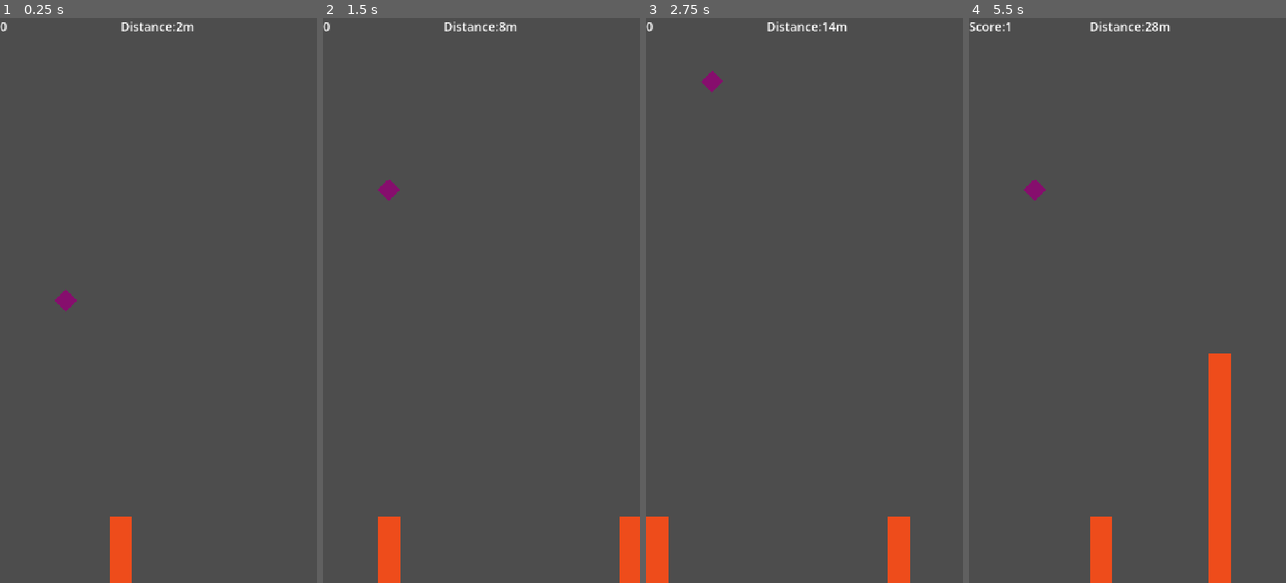
Above: before the commit, frames 1-4 (left to right).
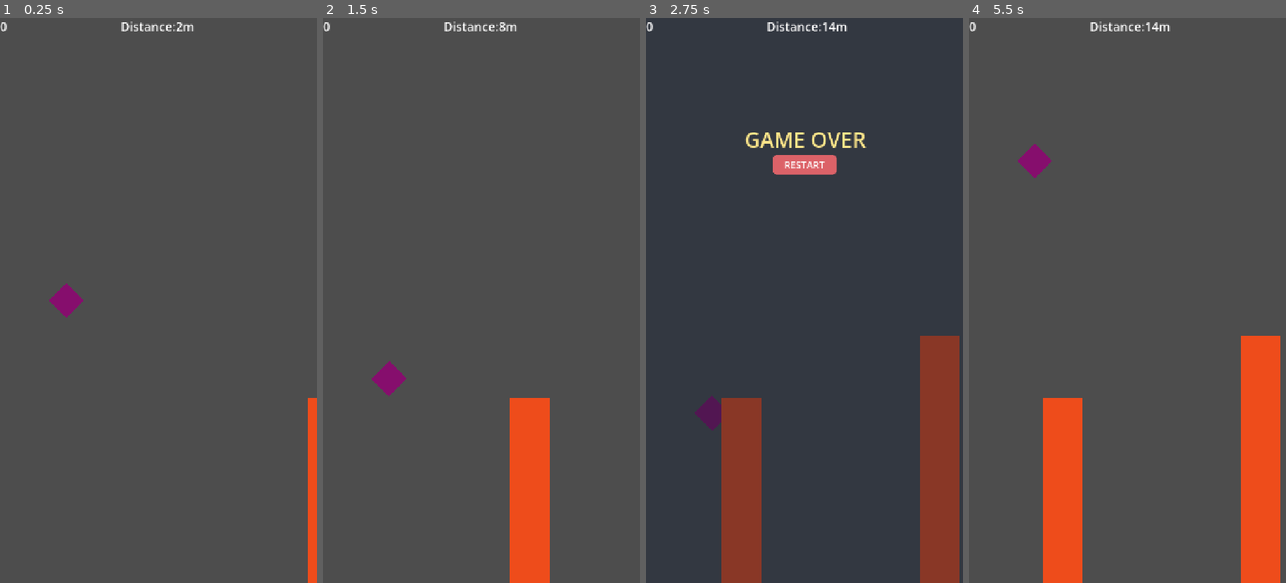
Above: after the commit, the same moments.

Repository: ammira-prog/symphor-godot-game
Game: Godot game, scene res://main.tscn
Two runs of this game, one before a commit and one after it. Both use one fixed random seed, a clock stepped at 60 frames per second and the inputs below. The project has no main scene, so this scene is started directly.
Inputs (mouse positions are in pixels of both pictures, inside the frame that each line leads up to):
- Up to frame 1 (0.25 s): no input
- Up to frame 2 (1.5 s): move the mouse to (551, 272) at 0.52 s; hold Up (ui_up) 0.53-1.25 s; click (551, 272) at 0.67 s; drag from (418, 328) to (399, 549) at 1.27 s
- Up to frame 3 (2.75 s): move the mouse to (836, 176) at 2.02 s; hold Up (ui_up) from 2.03 s (still down); click (836, 176) at 2.17 s
- Up to frame 4 (5.5 s): release Up (ui_up) at 2.75 s; click (1127, 164) at 2.75 s, where only the run after the commit has a clickable "RESTART"; drag from (1111, 413) to (1032, 215) at 3.52 s; move the mouse to (1222, 385) at 4.27 s; hold Down (ui_down) 4.28-5 s; click (1222, 385) at 4.42 s; drag from (1032, 215) to (1079, 159) at 5.02 s

The runs differ from the first frame. In frame 1, 2.0% of the frame differs, in the area x 15-100%, y 47-100%; in frame 2, 6.2%; in frame 3, 100%, in the area x 0-100%, y 0-100%; in frame 4, 14%.

Commit message:
Fix obstacle layout, bigger player, touch controls
- Ground obstacles anchored to Y=1280, overhead obstacles to Y=0
- One shared obstacle script; each obstacle gets its own collision shape
- Fixed spacing between obstacles; ground only until 200m, then alternate
- No idle safe lane once overhead obstacles start
- Larger player diamond and boundaries for 720x1280
- Touch and drag control (keyboard kept), portrait orientation

Co-Authored-By: Claude Sonnet 5.5 <noreply@anthropic.com>
Claude-Session: https://claude.ai/code/session_018V1HA1RQpxRg5jocVFy1GN

Diff:
--- a/main.gd
+++ b/main.gd
@@ -1,30 +1,82 @@
 extends Node2D
+
+const SCREEN_W := 720.0
 
 var total_score: int = 0
 var distance = 1.0
 var distance_speed = 5.0
 var overhead_started = false
 
+# Obstacle layout settings
+var obstacle_speed: float = 220.0   # pixels per second, right to left
+var spacing: float = 450.0          # distance between neighbouring obstacles
+var ground_heights: Array[float] = [420.0, 560.0, 700.0, 480.0, 640.0]
+var ceiling_heights: Array[float] = [440.0, 600.0, 720.0, 500.0, 660.0]
+var ground_index := 0
+var ceiling_index := 0
+var last_was_overhead := false
+
+var obstacles: Array = []
+
 @onready var distance_label = $CanvasLayer/DistanceLabel
 @onready var game_over_screen = $CanvasLayer/Control
 @onready var overhead_obstacle = $OverheadObstacle
 
+
 func _ready() -> void:
-	overhead_obstacle.hide()
-	overhead_obstacle.set_process(false)
-	overhead_obstacle.monitoring = false
+	obstacles = [$Obstacle, $Obstacle2, $OverheadObstacle]
+	for o in obstacles:
+		o.deactivate()
+	# Two ground obstacles at the start. The overhead one joins at 200m.
+	for o in [$Obstacle, $Obstacle2]:
+		o.activate()
+		_place_at_back(o)
+
 
 func _process(delta: float) -> void:
-	if not game_over_screen.visible:
-		distance += distance_speed * delta
-		distance_label.text = "Distance:" + str(int(distance)) + "m"
+	if game_over_screen.visible:
+		return
 
-		if distance >=200.0 and not overhead_started:
-			overhead_started = true
-			overhead_obstacle.show()
-			overhead_obstacle.set_process(true)
-			overhead_obstacle.monitoring =true
+	distance += distance_speed * delta
+	distance_label.text = "Distance:" + str(int(distance)) + "m"
+
+	if distance >= 200.0 and not overhead_started:
+		overhead_started = true
+		overhead_obstacle.activate()
+		_place_at_back(overhead_obstacle)
+
+	for o in obstacles:
+		if not o.active:
+			continue
+		o.position.x -= obstacle_speed * delta
+		if o.position.x < -60.0:
+			increase_score()
+			_place_at_back(o)
+
+
+# Sends an obstacle to the back of the line, a fixed spacing behind the
+# right-most one, and picks its type and height.
+func _place_at_back(o) -> void:
+	var rightmost: float = 0.0
+	for other in obstacles:
+		if other != o and other.active:
+			rightmost = maxf(rightmost, other.position.x)
+	o.position.x = maxf(rightmost + spacing, SCREEN_W + 80.0)
+
+	# Before 200m: ground only. After 200m: ground and overhead alternate.
+	var overhead: bool = overhead_started and not last_was_overhead
+	last_was_overhead = overhead
+
+	var height: float
+	if overhead:
+		height = ceiling_heights[ceiling_index % ceiling_heights.size()]
+		ceiling_index += 1
+	else:
+		height = ground_heights[ground_index % ground_heights.size()]
+		ground_index += 1
+	o.configure(overhead, height)
+
 
 func increase_score() -> void:
 	total_score += 1
-	$CanvasLayer/ScoreLabel.text = "Score:" +  str(total_score)
+	$CanvasLayer/ScoreLabel.text = "Score:" + str(total_score)
--- a/main.tscn
+++ b/main.tscn
@@ -5,52 +5,13 @@
 [ext_resource type="Script" uid="uid://bhqh3snrochxu" path="res://obstacle.gd" id="2_0xm2m"]
 
 [sub_resource type="CircleShape2D" id="CircleShape2D_5yir0"]
-radius = 20.0
+radius = 26.0
 
 [sub_resource type="RectangleShape2D" id="RectangleShape2D_5yir0"]
 size = Vector2(50, 150)
 
 [sub_resource type="RectangleShape2D" id="RectangleShape2D_h2yge"]
 size = Vector2(50, 150)
-
-[sub_resource type="GDScript" id="GDScript_h2yge"]
-script/source = "extends Area2D
-
-
-# Called when the node enters the scene tree for the first time.
-func _ready() -> void:
-	pass # Replace with function body.
-
-@export var respawn_x: float = 770.0
-var score = 0
-var heights = [150,110,190,130]
-var height_index = 0
-
-@onready var polygon = $Polygon2D
-@onready var collision_shape =$CollisionShape2D
-func change_obstacle_height(height: float) -> void:
-	polygon.polygon = PackedVector2Array([
-		Vector2(-25,-75),
-		Vector2(25,-75),
-		Vector2(25, height -75),
-		Vector2(-25,height -75)
-	])
-	var rectangle_shape = collision_shape.shape as RectangleShape2D
-	rectangle_shape.size = Vector2( 50, height)
-	collision_shape.position.y = 75 - height /2 - 75
-func _process(delta: float) -> void:
-	if get_parent().get_node(\"CanvasLayer/Control\").visible:
-		return
-	position.x -=100 * delta
-
-	if position.x < -50:
-		position.x = respawn_x
-		get_parent().increase_score()
-		height_index = (height_index + 1) % heights.size()
-		change_obstacle_height(heights[height_index])
-func _on_obstacle_body_entered(body: Node2D) -> void:
-	body.game_over = true
-"
 
 [sub_resource type="StyleBoxFlat" id="StyleBoxFlat_5yir0"]
 bg_color = Color(0.8627451, 0.38431373, 0.40784314, 1)
@@ -87,7 +48,7 @@
 
 [node name="Polygon2D" type="Polygon2D" parent="Player" unique_id=2137022426]
 color = Color(0.5284178, 0.05687391, 0.42833737, 1)
-polygon = PackedVector2Array(0, -25, 25, 0, 0, 25, -25, 0)
+polygon = PackedVector2Array(0, -40, 40, 0, 0, 40, -40, 0)
 uv = PackedVector2Array(237.9997, -20)
 
 [node name="Obstacle" type="Area2D" parent="." unique_id=1460911528]
@@ -104,7 +65,6 @@
 [node name="Obstacle2" type="Area2D" parent="." unique_id=1515890787]
 position = Vector2(850, 1205)
 script = ExtResource("2_0xm2m")
-respawn_x = 1100.0
 
 [node name="CollisionShape2D" type="CollisionShape2D" parent="Obstacle2" unique_id=433745386]
 shape = SubResource("RectangleShape2D_h2yge")
@@ -115,8 +75,7 @@
 
 [node name="OverheadObstacle" type="Area2D" parent="." unique_id=980610999]
 position = Vector2(850, 75)
-script = SubResource("GDScript_h2yge")
-respawn_x = 1100.0
+script = ExtResource("2_0xm2m")
 
 [node name="CollisionShape2D" type="CollisionShape2D" parent="OverheadObstacle" unique_id=1420561830]
 shape = SubResource("RectangleShape2D_h2yge")
--- a/obstacle.gd
+++ b/obstacle.gd
@@ -1,36 +1,56 @@
 extends Area2D
 
+# One obstacle. It is either anchored to the floor (Y = 1280) and grows
+# upward, or anchored to the ceiling (Y = 0) and grows downward.
+# main.gd decides where it goes and how tall it is.
 
-# Called when the node enters the scene tree for the first time.
+const FLOOR_Y := 1280.0
+const CEILING_Y := 0.0
+
+@export var obstacle_width: float = 90.0
+
+var active := true
+
+@onready var polygon: Polygon2D = $Polygon2D
+@onready var collision_shape: CollisionShape2D = $CollisionShape2D
+
+
 func _ready() -> void:
-	pass # Replace with function body.
+	# Give every obstacle its own shape so resizing one never changes another.
+	collision_shape.shape = RectangleShape2D.new()
 
-@export var respawn_x: float = 770.0
-var score = 0
-var heights = [400,520,450,600]
-var height_index = 0
 
-@onready var polygon = $Polygon2D
-@onready var collision_shape =$CollisionShape2D
-func change_obstacle_height(height: float) -> void:
-	polygon.polygon = PackedVector2Array([
-		Vector2(-25,75 - height),
-		Vector2(25,75 - height),
-		Vector2(25,75),
-		Vector2(-25,75)
-	])
-	var rectangle_shape = collision_shape.shape as RectangleShape2D
-	rectangle_shape.size = Vector2( 50, height)
-	collision_shape.position.y = 75 - height /2
-func _process(delta: float) -> void:
-	if get_parent().get_node("CanvasLayer/Control").visible:
-		return
-	position.x -=100 * delta
+func configure(from_ceiling: bool, height: float) -> void:
+	var half := obstacle_width / 2.0
+	var rect := collision_shape.shape as RectangleShape2D
+	rect.size = Vector2(obstacle_width, height)
+	if from_ceiling:
+		position.y = CEILING_Y
+		polygon.polygon = PackedVector2Array([
+			Vector2(-half, 0.0),
+			Vector2(half, 0.0),
+			Vector2(half, height),
+			Vector2(-half, height)
+		])
+		collision_shape.position = Vector2(0.0, height / 2.0)
+	else:
+		position.y = FLOOR_Y
+		polygon.polygon = PackedVector2Array([
+			Vector2(-half, -height),
+			Vector2(half, -height),
+			Vector2(half, 0.0),
+			Vector2(-half, 0.0)
+		])
+		collision_shape.position = Vector2(0.0, -height / 2.0)
 
-	if position.x < -50:
-		position.x = respawn_x
-		get_parent().increase_score()
-		height_index = (height_index + 1) % heights.size()
-		change_obstacle_height(heights[height_index])
-func _on_obstacle_body_entered(body: Node2D) -> void:
-	body.game_over = true
+
+func activate() -> void:
+	active = true
+	show()
+	set_deferred("monitoring", true)
+
+
+func deactivate() -> void:
+	active = false
+	hide()
+	set_deferred("monitoring", false)
--- a/player.gd
+++ b/player.gd
@@ -1,16 +1,46 @@
 extends CharacterBody2D
 
-@export var forward_speed: float = 250.0
-@export var vertical_speed: float = 350.0
+@export var vertical_speed: float = 500.0   # keyboard speed (PC testing)
+@export var follow_speed: float = 25.0      # how tightly the diamond follows a finger
+@export var min_y: float = 40.0             # top limit (diamond is 40px from centre to tip)
+@export var max_y: float = 1240.0           # bottom limit
+
 var game_over = false
+var touching = false
+var target_y = 640.0
+
+
+func _input(event: InputEvent) -> void:
+	if game_over:
+		return
+	if event is InputEventScreenTouch:
+		touching = event.pressed
+		if event.pressed:
+			target_y = event.position.y
+	elif event is InputEventScreenDrag:
+		touching = true
+		target_y = event.position.y
+
+
 func _physics_process(delta):
 	if game_over:
 		return
 	velocity.x = 0
-	var vertical_input = Input.get_axis("ui_up","ui_down")
-	velocity.y = vertical_input * vertical_speed
+	var vertical_input = Input.get_axis("ui_up", "ui_down")
+
+	if vertical_input != 0.0:
+		# Keyboard arrows
+		velocity.y = vertical_input * vertical_speed
+	elif touching:
+		# Touch and drag: follow the finger, no extra velocity
+		velocity.y = 0
+		position.y = lerpf(position.y, target_y, 1.0 - exp(-follow_speed * delta))
+	else:
+		# Finger lifted: stay where we are
+		velocity.y = 0
+
 	move_and_slide()
-	position.y = clamp(position.y,80.0,1200.0)
+	position.y = clampf(position.y, min_y, max_y)
 
 
 func _on_obstacle_body_entered(body: Node2D) -> void:
--- a/project.godot
+++ b/project.godot
@@ -22,6 +22,11 @@
 window/size/window_height_override=640
 window/stretch/mode="canvas_items"
 window/stretch/aspect="expand"
+window/handheld/orientation=1
+
+[input_devices]
+
+pointing/emulate_touch_from_mouse=true
 
 [physics]
 
